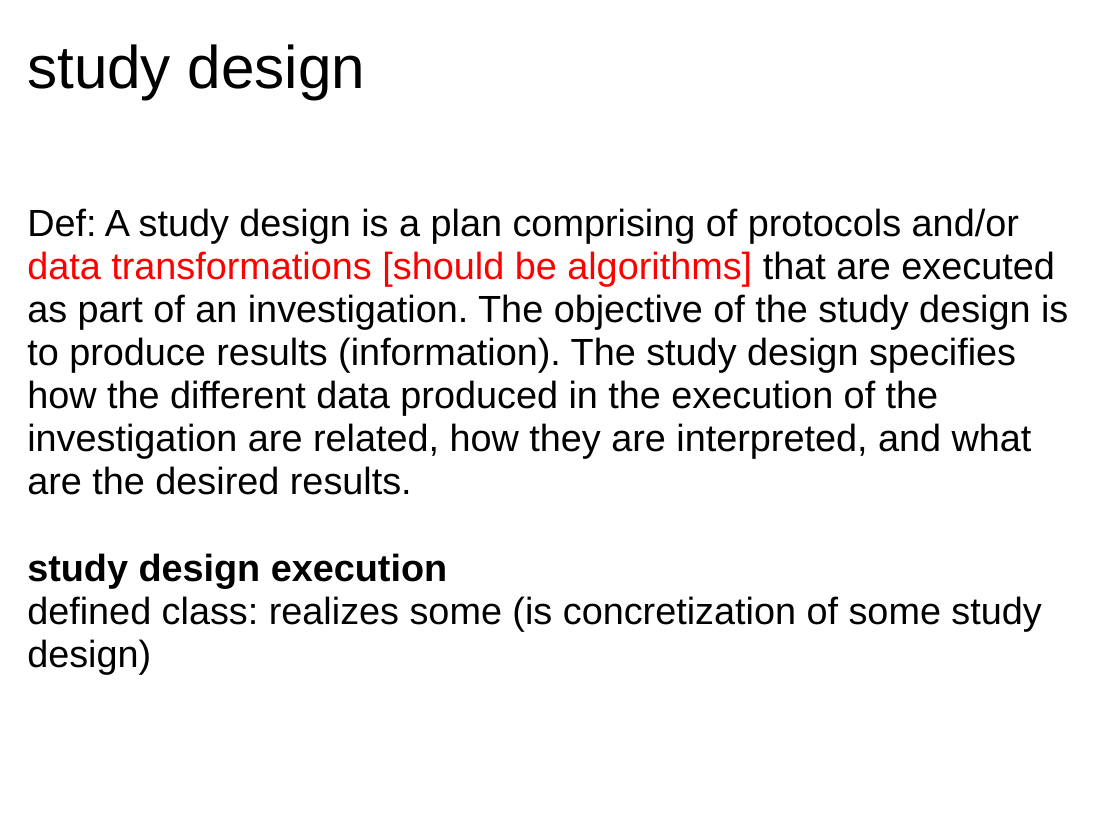
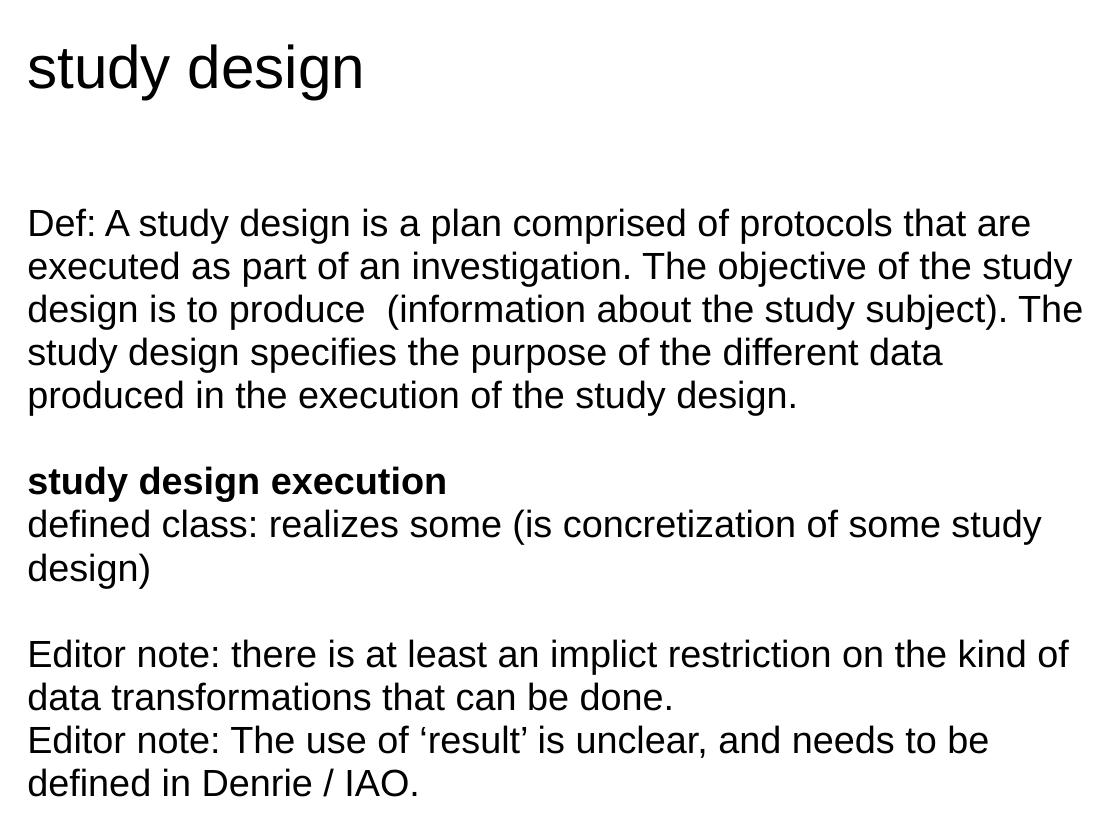
Before and after one commit to jamesaoverton/obi-backup, a slide deck: slide 6 of docs/developer/PlanAndPlannedProcessDocs/Plans_and_Planned_Processes.ppt. Drawn at 1120x840 pixels with LibreOffice and Linux fonts; fonts in the diff are those of the drawing. Boxes give left, top, right and bottom in pixels: in the first picture for what was removed or moved away, otherwise in the second. Text is boxed around its words. In the diff, an @@ line names an element or a change of style, - is before the commit and + after.

```diff
--- a/docs/developer/PlanAndPlannedProcessDocs/Plans_and_Planned_Processes.ppt
+++ b/docs/developer/PlanAndPlannedProcessDocs/Plans_and_Planned_Processes.ppt
@@ text at bbox=[27, 208, 1083, 415]: text changed @@
-Def: A study design is a plan comprising of protocols and/or data transformations [should be algorithms] that are executed as part of an investigation. The objective of the study design is to produce results (information). The study design specifies how the different data produced in the execution of the investigation are related, how they are interpreted, and what are the desired results.
+Def: A study design is a plan comprised of protocols that are executed as part of an investigation. The objective of the study design is to produce (information about the study subject). The study design specifies the purpose of the different data produced in the execution of the study design.
@@ text at bbox=[27, 639, 1069, 797]: paragraphs added @@
+Editor note: there is at least an implict restriction on the kind of data transformations that can be done.
+Editor note: The use of ‘result’ is unclear, and needs to be defined in Denrie / IAO.
```
Also in this commit, not shown: 10 other slides changed.
